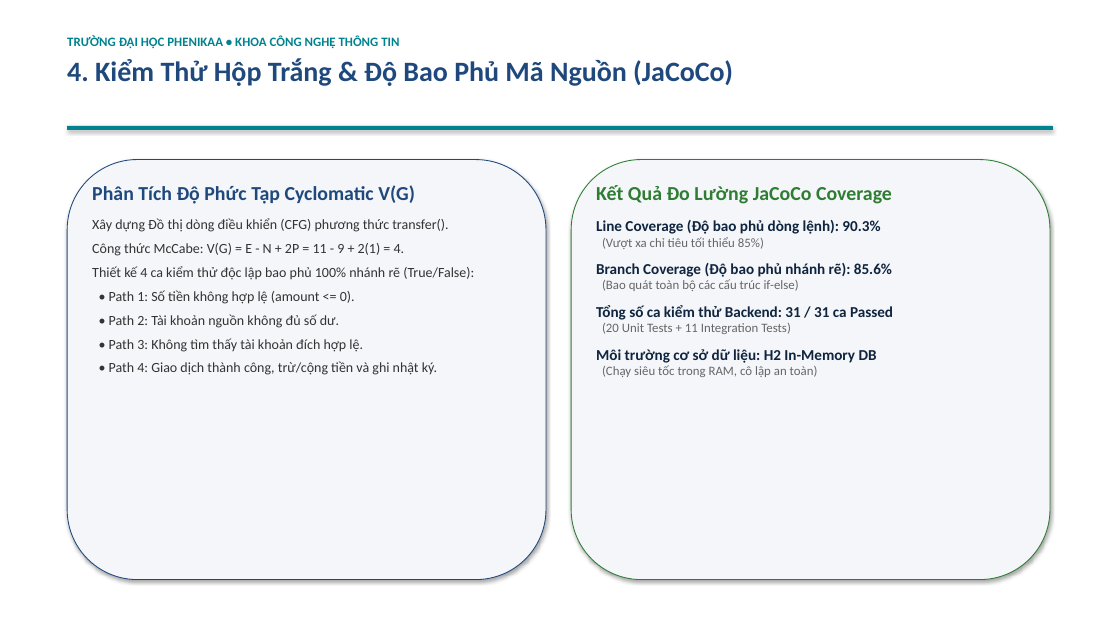
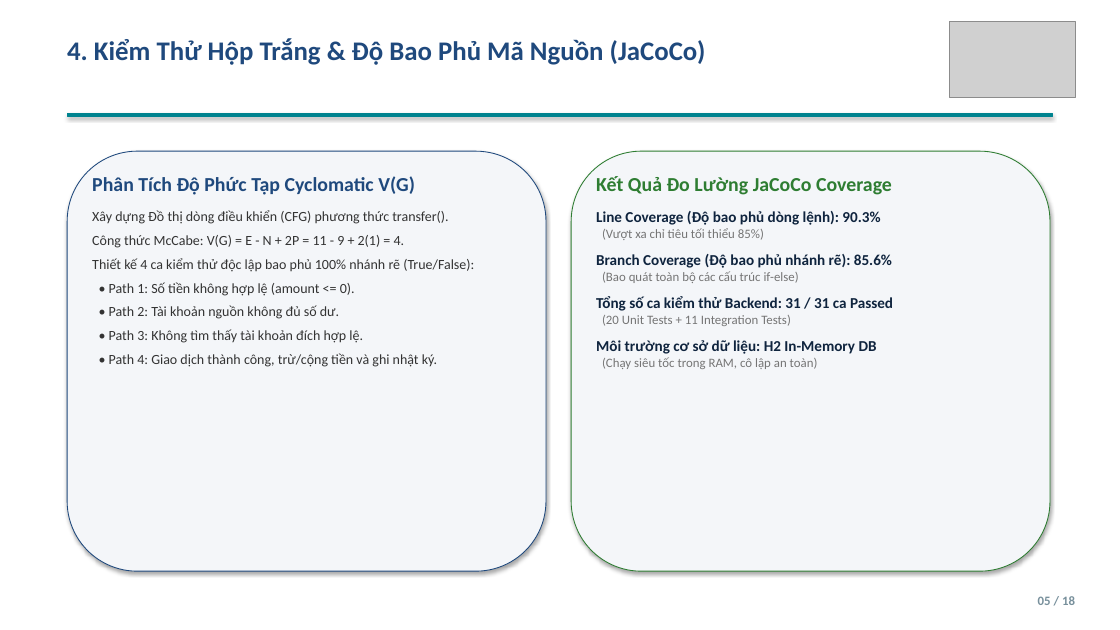
Before and after one commit to ngthanhs1/Kiemthu_MiniBank, a slide deck: slide 5 of docs/presentation/SLIDE_THUYET_TRINH_MINIBANK.pptx. Drawn at 1120x630 pixels with LibreOffice and Linux fonts; fonts in the diff are those of the drawing; grey boxes stand for pictures. Boxes give left, top, right and bottom in pixels: in the first picture for what was removed or moved away, otherwise in the second. Text is boxed around its words. In the diff, an @@ line names an element or a change of style, - is before the commit and + after.

```diff
--- a/docs/presentation/SLIDE_THUYET_TRINH_MINIBANK.pptx
+++ b/docs/presentation/SLIDE_THUYET_TRINH_MINIBANK.pptx
@@ picture added at box(949, 21, 1075, 97) @@
@@ text at box(67, 35, 399, 49): paragraph removed @@
-TRƯỜNG ĐẠI HỌC PHENIKAA • KHOA CÔNG NGHỆ THÔNG TIN
@@ text "4. Kiểm Thử Hộp Trắng ..." at box(67, 38, 706, 65): size 24 to 23 pt; less space between paragraphs @@
@@ rectangle: place and size @@
-rectangle at box(67, 126, 1053, 129)
+rectangle at box(67, 113, 1053, 117)
@@ 2 texts, 2 rounded rectangles: place and size @@
-2 texts, 2 rounded rectangles at box(67, 160, 1050, 580)
+2 texts, 2 rounded rectangles at box(67, 151, 1050, 571)
@@ text at box(602, 228, 818, 369): text colour #666666 to #757575 in "(Vượt xa chỉ tiêu tối thiểu 85%)", "(Bao quát toàn bộ các cấu trúc ...", "(20 Unit Tests + 11 Integration Tests)", "(Chạy siêu tốc trong RAM, cô lập ..." @@
@@ text added at box(1038, 596, 1075, 605), 11 pt, text #78909C, bold @@
+05 / 18
```
Also in this commit, not shown: 16 other slides changed, 1 slide added, 13 other files.
